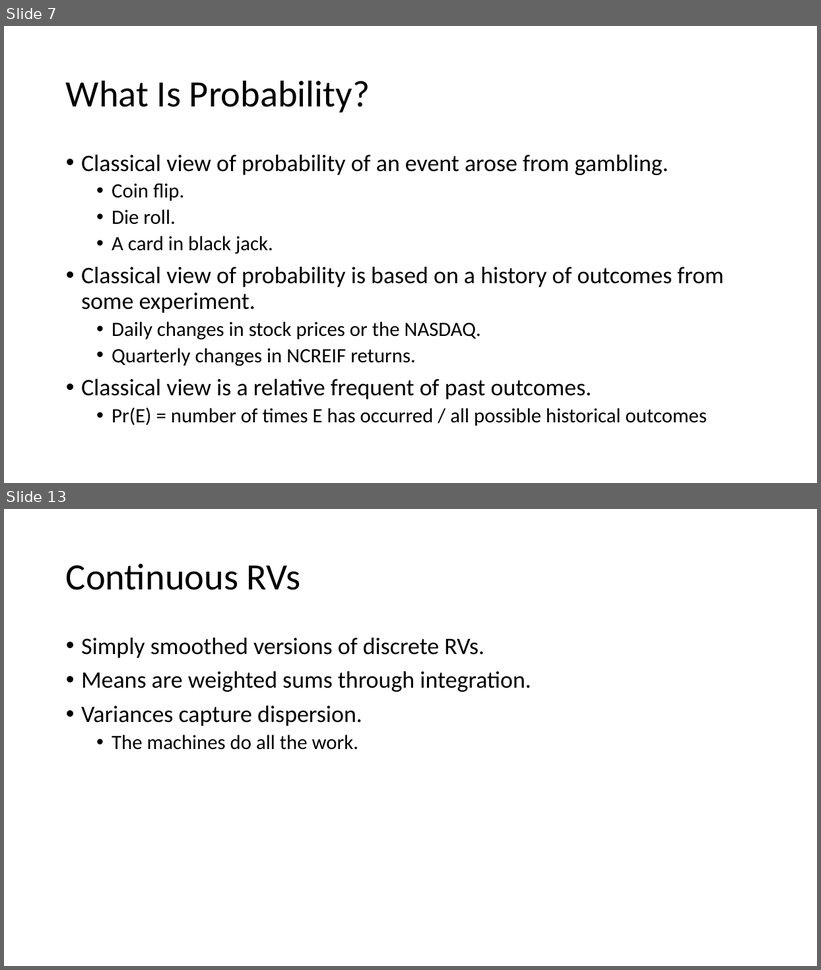
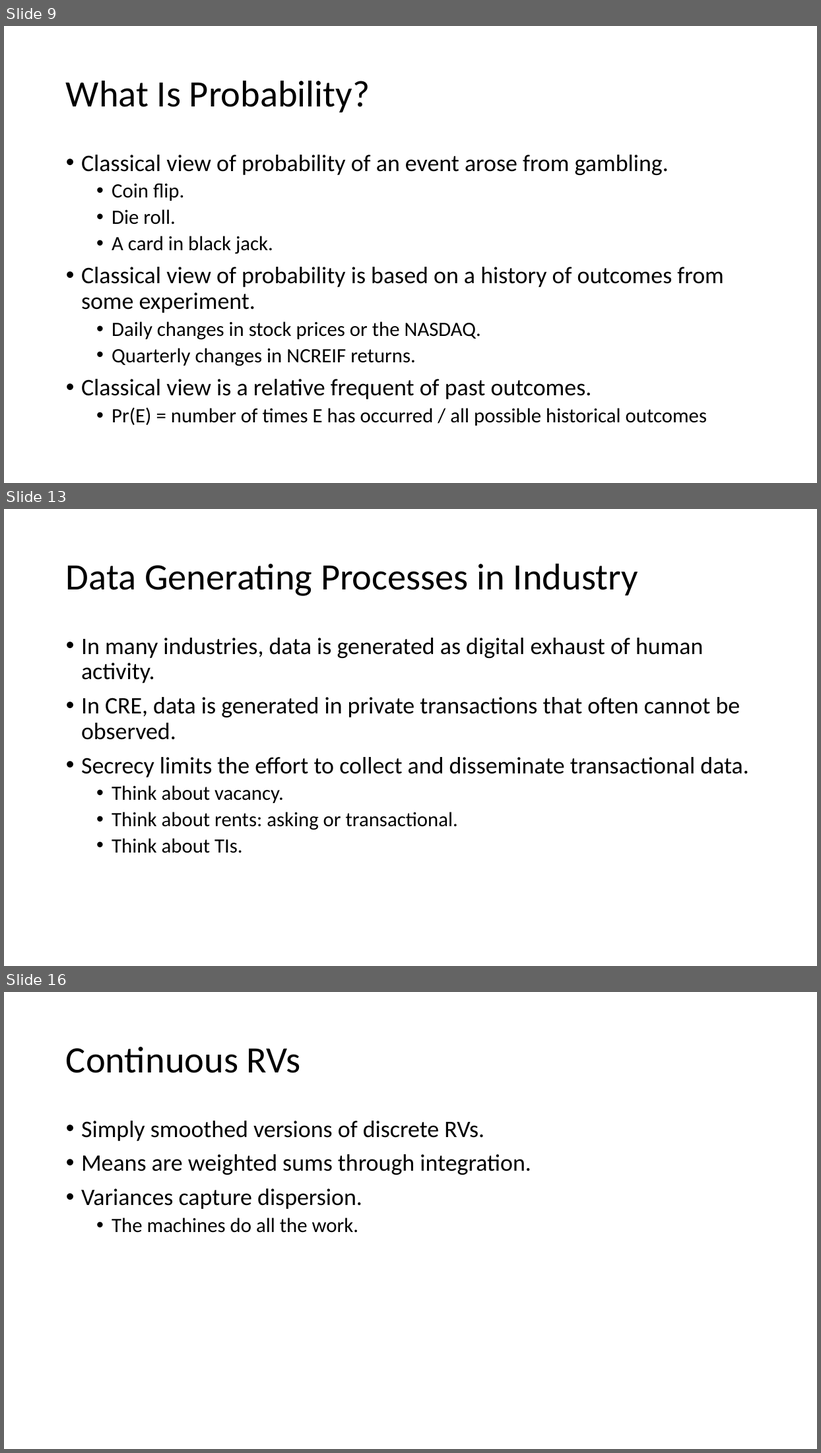
Before and after one commit to thsavage/Code-Shards, a slide deck: Session 1.pptx. Shown one above the other, each under a label of ours: slides 7 and 13 before the commit, slides 9, 13 and 16 after it; the slides between them are not shown. The pictures are 821x970 and 821x1453 pixels, drawn with LibreOffice and Linux fonts; fonts in the diff are those of the drawing. Boxes give left, top, right and bottom in pixels: in the first picture for what was removed or moved away, otherwise in the second. Text is boxed around its words. In the diff, an @@ line names an element or a change of style, - is before the commit and + after.

```diff
--- a/Session 1.pptx
+++ b/Session 1.pptx
@@ slide 13 added at (4,509,817,966), background #FFFFFF @@
@@ title added at (66,563,638,596), 44 pt, text #000000 @@
+Data Generating Processes in Industry
@@ text added at (81,638,749,854), 28 pt, text #000000 @@
+• In many industries, data is generated as digital exhaust of human activity.
+• In CRE, data is generated in private transactions that often cannot be observed.
+• Secrecy limits the effort to collect and disseminate transactional data.
+  • Think about vacancy.
+  • Think about rents: asking or transactional.
+  • Think about TIs.
@@ what was slide 7 is now slide 9 @@
@@ what was slide 13 is now slide 16 @@
```
Also in this commit, not shown: 11 slides changed, 6 other slides added, 1 other file.
